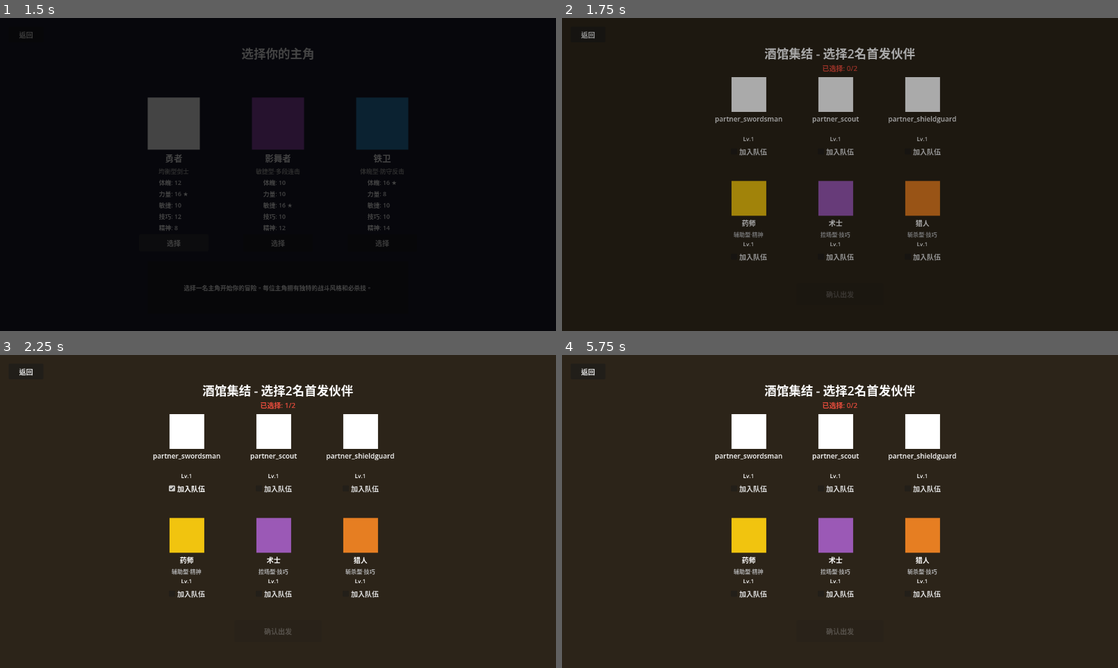
Above: before the commit, frames 1-4 (two rows, left to right).
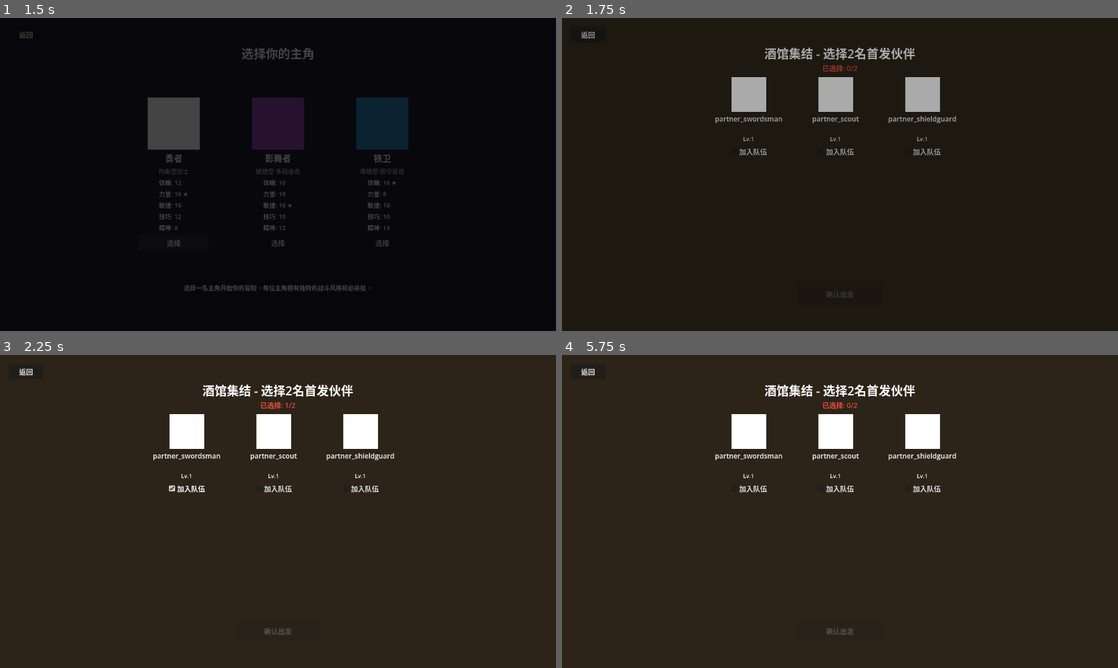
Above: after the commit, the same moments.

Repository: TianYu0321/Hero-Battle
Game: Godot game, scene res://scenes/main_menu/menu.tscn
Same seed, same stepped clock (60 frames per second), same inputs: the game is played once before the commit and once after it.
Inputs:
- Up to frame 1 (1.5 s): click "开始新局" at 0.5 s; click "选择" at 1.25 s
- Up to frame 2 (1.75 s): no input
- Up to frame 3 (2.25 s): click "加入队伍" at 2 s
- Up to frame 4 (5.75 s): click "返回" at 2.75 s; click "返回" at 3.5 s; click "开始新局" at 4.25 s; click "选择" at 5 s

Frame 1 is identical in both runs. In frame 2, 2.7% of the frame differs, in the area x 30-69%, y 52-78%; in frame 3, 2.7%; in frame 4, 2.7%.

Commit message:
0512bug修复

Diff:
--- a/scenes/run_main/run_main.gd
+++ b/scenes/run_main/run_main.gd
@@ -281,33 +281,42 @@
 
 	# 更新按钮内容
 	for i in range(option_buttons.size()):
+		var btn: Button = option_buttons[i]
+
+		# **强制清理按钮上的旧透视标注**
+		var old_tag = btn.get_node_or_null("EventTagLabel")
+		if old_tag != null:
+			old_tag.queue_free()
+
+		# 恢复按钮默认颜色
+		btn.remove_theme_color_override("font_color")
+
 		if i < node_options.size():
 			var opt = node_options[i]
-			var btn: Button = option_buttons[i]
-			btn.text = opt.get("node_name", "???")
-			btn.visible = true
-			btn.disabled = false
-
-			# 清除旧的透视标注
-			var existing_label = btn.get_node_or_null("EventTagLabel")
-			if existing_label != null:
-				existing_label.queue_free()
-
-			# 如果有事件透视，添加标注
+			var btn_text: String = opt.get("node_name", "???")
+
+			# 检查透视标注
 			if forecast_system != null and forecast_system.is_active():
 				var node_id: String = opt.get("node_id", "")
 				var tag: Dictionary = forecast_system.get_event_tag(node_id)
 				if not tag["text"].is_empty():
+					btn_text += "\n%s" % tag["text"]
 					_apply_event_tag_style(btn, tag)
+
+			btn.text = btn_text
+			btn.visible = true
+			btn.disabled = false
 		else:
-			option_buttons[i].visible = false
-			option_buttons[i].disabled = true
+			btn.text = ""
+			btn.visible = false
+			btn.disabled = true
 
 	# 强制确保 OptionContainer 和按钮可见且可交互
 	option_container.visible = true
-	for btn in option_buttons:
-		btn.visible = true
-		btn.disabled = false
+	for i in range(option_buttons.size()):
+		if i < node_options.size():
+			option_buttons[i].visible = true
+			option_buttons[i].disabled = false
 
 	print("[RunMain] 按钮状态: option_container=%s, 按钮1disabled=%s, 按钮2disabled=%s" % [
 		option_container.visible,
@@ -318,14 +327,19 @@
 	_update_monster_info(node_options)
 
 func _apply_event_tag_style(btn: Button, tag: Dictionary) -> void:
+	# 删除已有的标注
+	var existing_label = btn.get_node_or_null("EventTagLabel")
+	if existing_label != null:
+		existing_label.queue_free()
+
 	var tag_label := Label.new()
 	tag_label.name = "EventTagLabel"
 	tag_label.text = tag["text"]
 	tag_label.modulate = tag["color"]
 	tag_label.horizontal_alignment = HORIZONTAL_ALIGNMENT_CENTER
-	tag_label.vertical_alignment = VERTICAL_ALIGNMENT_CENTER
+	tag_label.vertical_alignment = VERTICAL_ALIGNMENT_BOTTOM
 	tag_label.position = Vector2(0, btn.size.y - 24)
-	tag_label.custom_minimum_size = Vector2(btn.size.x, 20)
+	tag_label.custom_minimum_size = Vector2(btn.size.x, 24)
 	btn.add_child(tag_label)
 
 
--- a/scenes/tavern/tavern.gd
+++ b/scenes/tavern/tavern.gd
@@ -59,8 +59,15 @@
 		lv_label.text = "Lv.1"
 		check_box.text = "加入队伍"
 		check_box.toggled.connect(_on_partner_toggled.bind(partner_id))
+		slot.visible = true
 
 		slot_index += 1
+
+	# 隐藏多余的伙伴槽位
+	for i in range(slot_index, _partner_grid.get_child_count()):
+		var slot: Control = _partner_grid.get_child(i)
+		if slot != null:
+			slot.visible = false
 
 func _on_partner_toggled(pressed: bool, partner_id: String) -> void:
 	if pressed:
--- a/scripts/systems/run_controller.gd
+++ b/scripts/systems/run_controller.gd
@@ -279,7 +279,9 @@
 	# 事件透视消耗1次
 	var forecast_system: EventForecastSystem = get_node_or_null("EventForecastSystem")
 	if forecast_system != null:
+		print("[RunController] 透视消耗前: %d" % forecast_system.get_charges())
 		forecast_system.consume_charge()
+		print("[RunController] 透视消耗后: %d" % forecast_system.get_charges())
 
 	# 自动存档
 	_auto_save()
Not shown, added: Docs/0512改动/task-card-bug-fix-forecast-team.md
